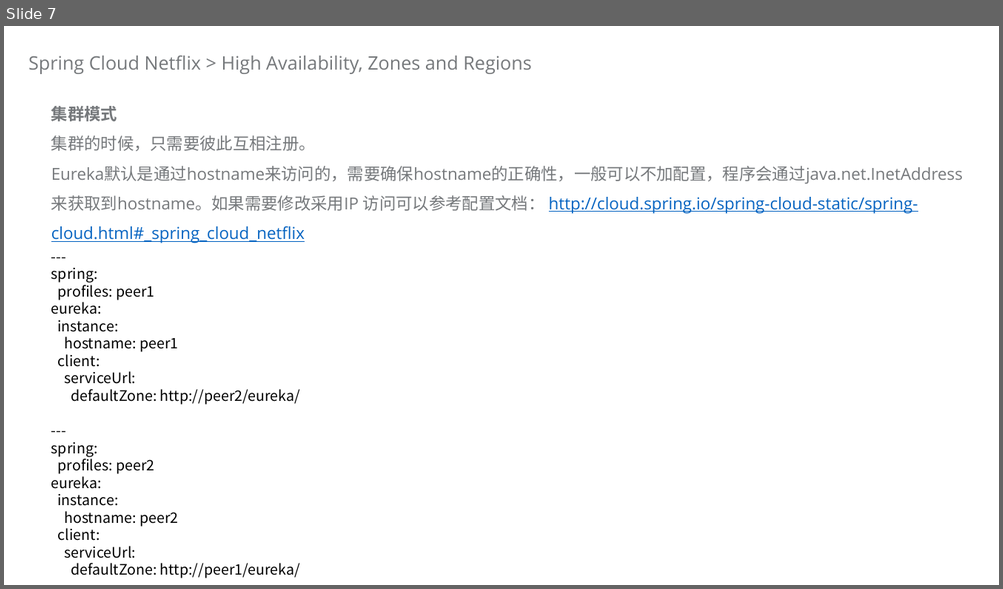
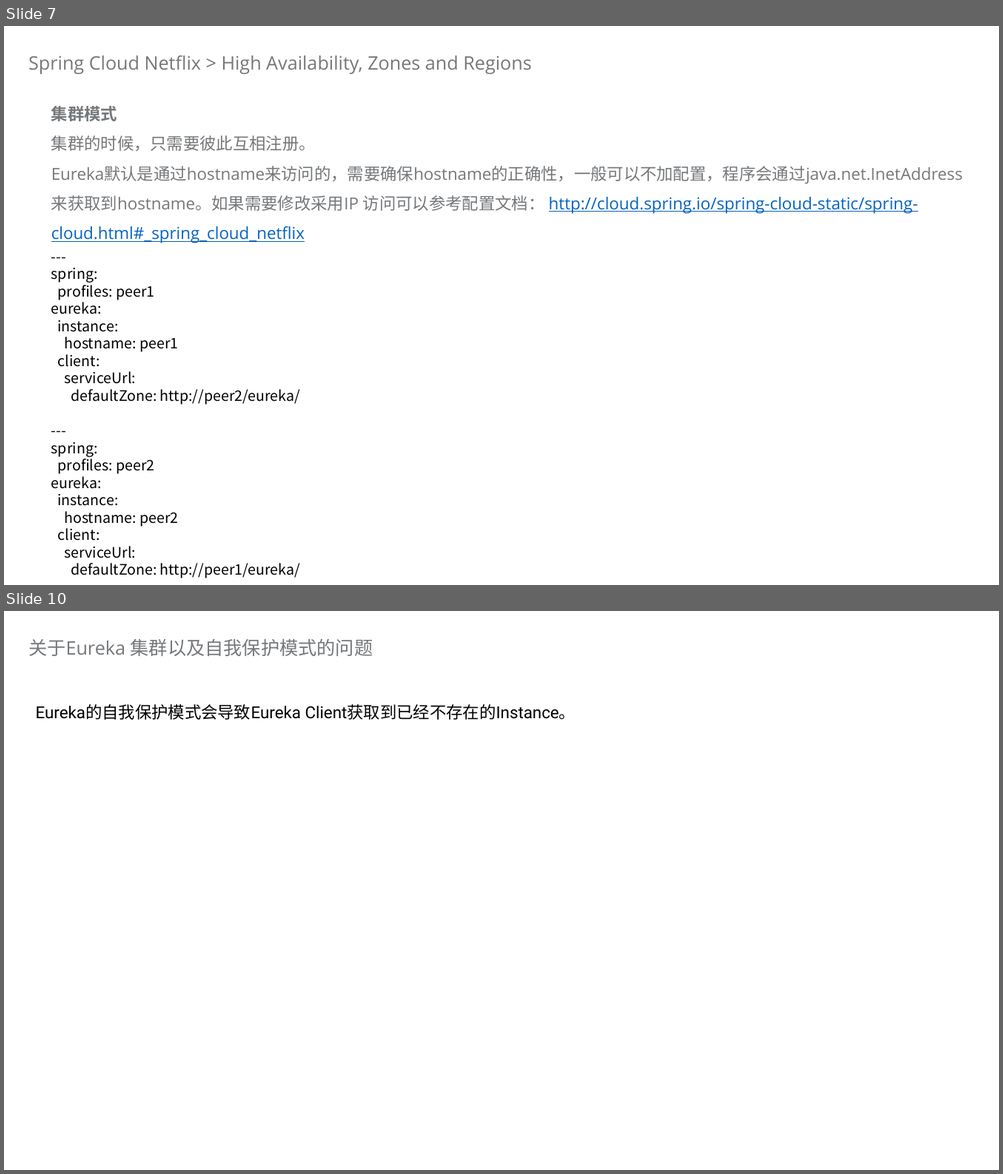
Before and after one commit to choelea/spring-cloud-nodejs, a slide deck: 设计及架构/Register And Discovery.pptx. Shown one above the other, each under a label of ours: slide 7 before the commit, slides 7 and 10 after it; the slides between them are not shown. The pictures are 1003x589 and 1003x1174 pixels, drawn with LibreOffice and Linux fonts; fonts in the diff are those of the drawing. Boxes give left, top, right and bottom in pixels: in the first picture for what was removed or moved away, otherwise in the second. Text is boxed around its words. In the diff, an @@ line names an element or a change of style, - is before the commit and + after.

Commit message:
更新配置， 进一步理解Eureka的自我保护模式

```diff
--- a/设计及架构/Register And Discovery.pptx
+++ b/设计及架构/Register And Discovery.pptx
@@ slide 10 added at box(4, 611, 999, 1170), background #FFFFFF @@
@@ subtitle added at box(28, 639, 373, 656), 18 pt, text #75787B @@
+关于Eureka 集群以及自我保护模式的问题
@@ text added at box(36, 704, 576, 720), 16 pt, text #000000 @@
+Eureka的自我保护模式会导致Eureka Client获取到已经不存在的Instance。
```
Also in this commit, not shown: 1 slide changed, 2 other slides added, 6 other files.
